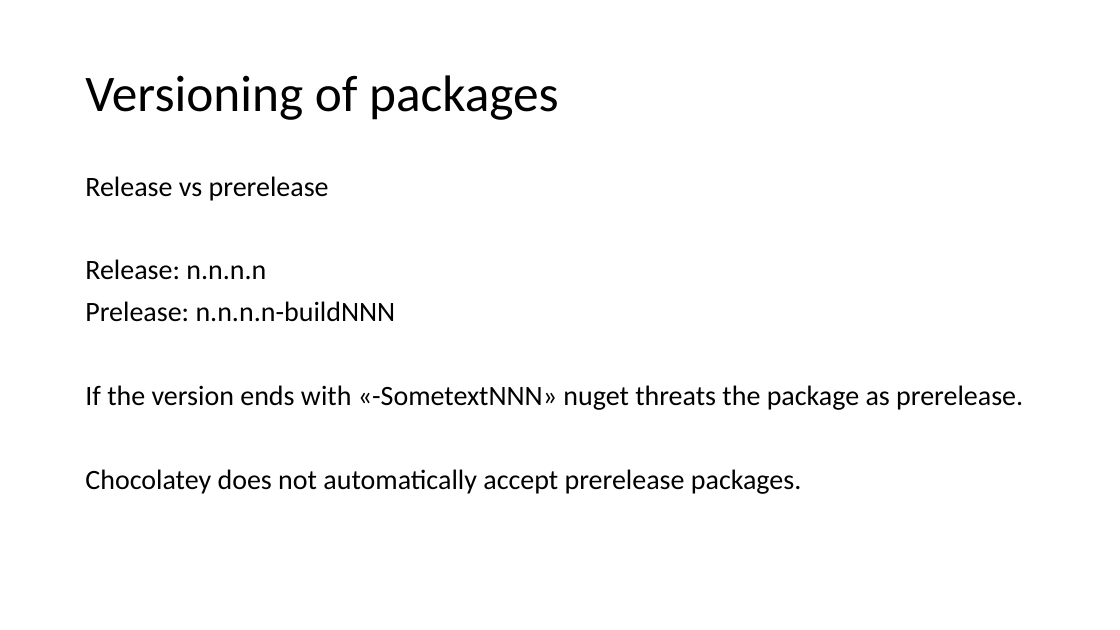
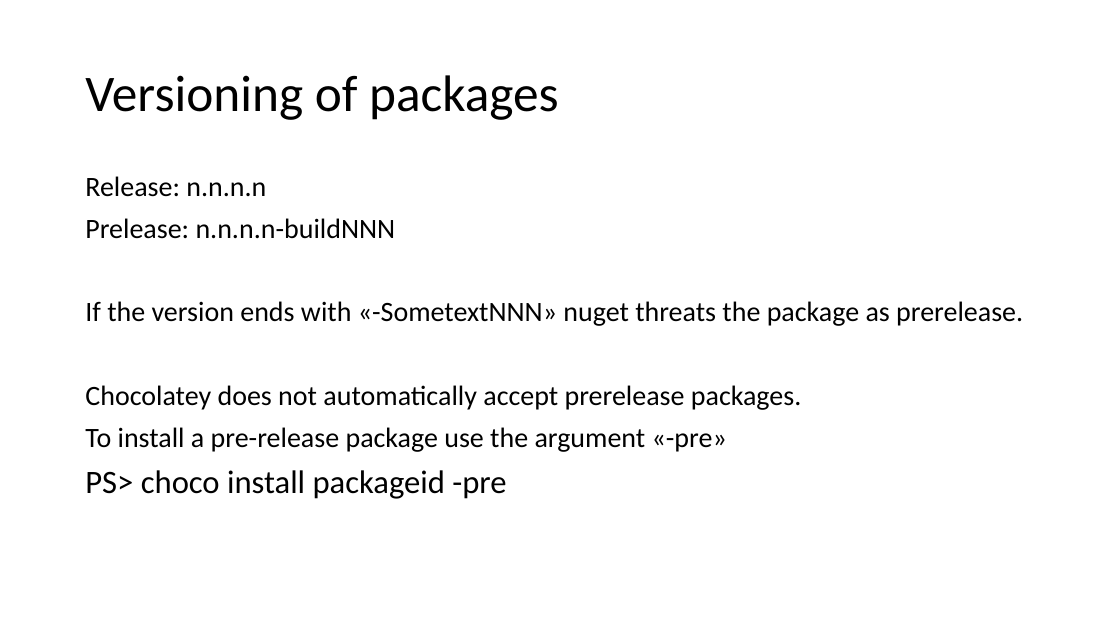
Before and after one commit to DIPSAS/InstallationTech, a slide deck: slide 32 of docs/InstallationCourse.pptx. Drawn at 1120x630 pixels with LibreOffice and Linux fonts; fonts in the diff are those of the drawing. Boxes give left, top, right and bottom in pixels: in the first picture for what was removed or moved away, otherwise in the second. Text is boxed around its words. In the diff, an @@ line names an element or a change of style, - is before the commit and + after.

```diff
--- a/docs/InstallationCourse.pptx
+++ b/docs/InstallationCourse.pptx
@@ text at bbox=[85, 176, 329, 201]: paragraph removed @@
-Release vs prerelease
@@ text at bbox=[85, 427, 727, 499]: paragraphs added @@
+To install a pre-release package use the argument «-pre»
+PS> choco install packageid -pre
```
Also in this commit, not shown: 6 other slides changed, 2 slides added.
